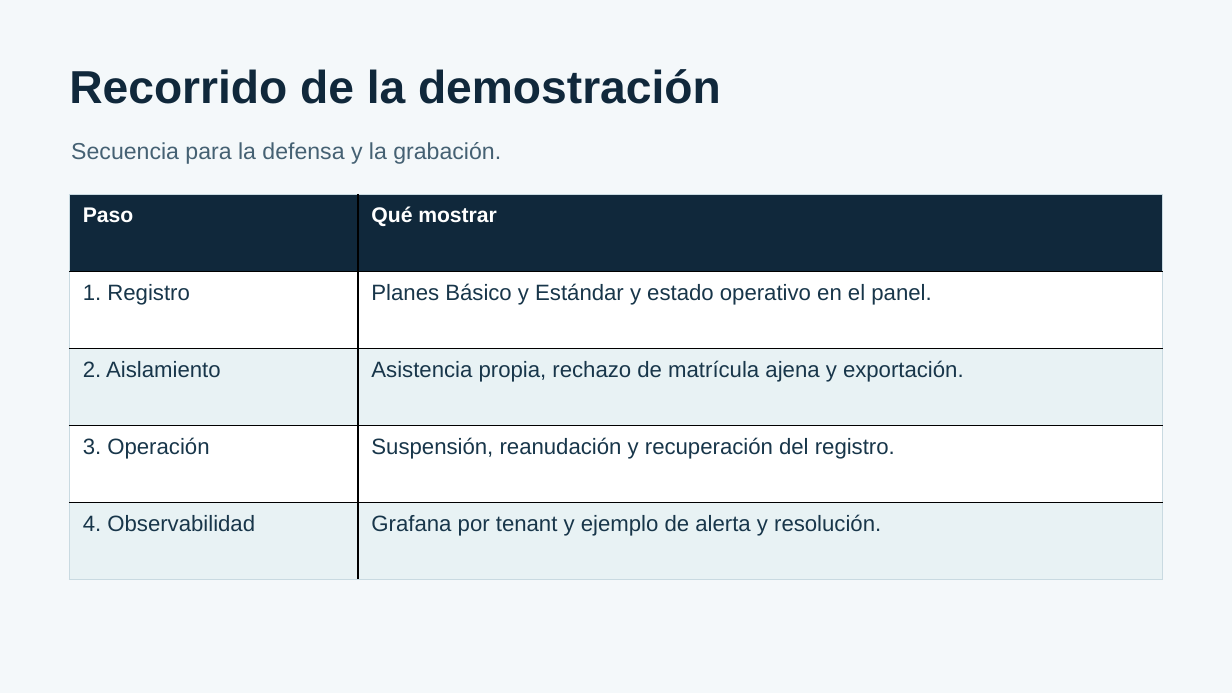
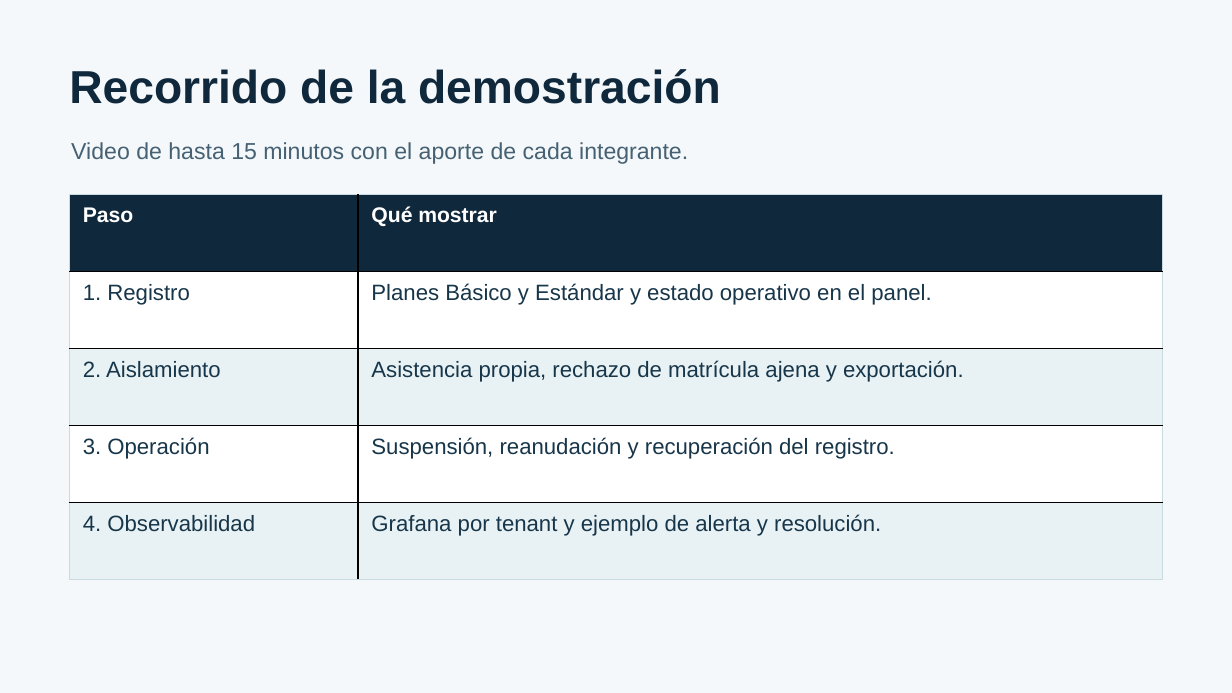
Before and after one commit to masterkof2021/uagrm-asistencia, a slide deck: slide 11 of documentacion/presentacion-proyecto-final-modulo-2.pptx (slide 10 before the commit). Drawn at 1232x693 pixels with LibreOffice and Linux fonts; fonts in the diff are those of the drawing. Boxes give left, top, right and bottom in pixels: in the first picture for what was removed or moved away, otherwise in the second. Text is boxed around its words. In the diff, an @@ line names an element or a change of style, - is before the commit and + after.

```diff
--- a/documentacion/presentacion-proyecto-final-modulo-2.pptx
+++ b/documentacion/presentacion-proyecto-final-modulo-2.pptx
@@ text at (71, 142, 688, 164): text changed @@
-Secuencia para la defensa y la grabación.
+Video de hasta 15 minutos con el aporte de cada integrante.
```
Also in this commit, not shown: 2 other slides changed, 1 slide added, 5 other files.
